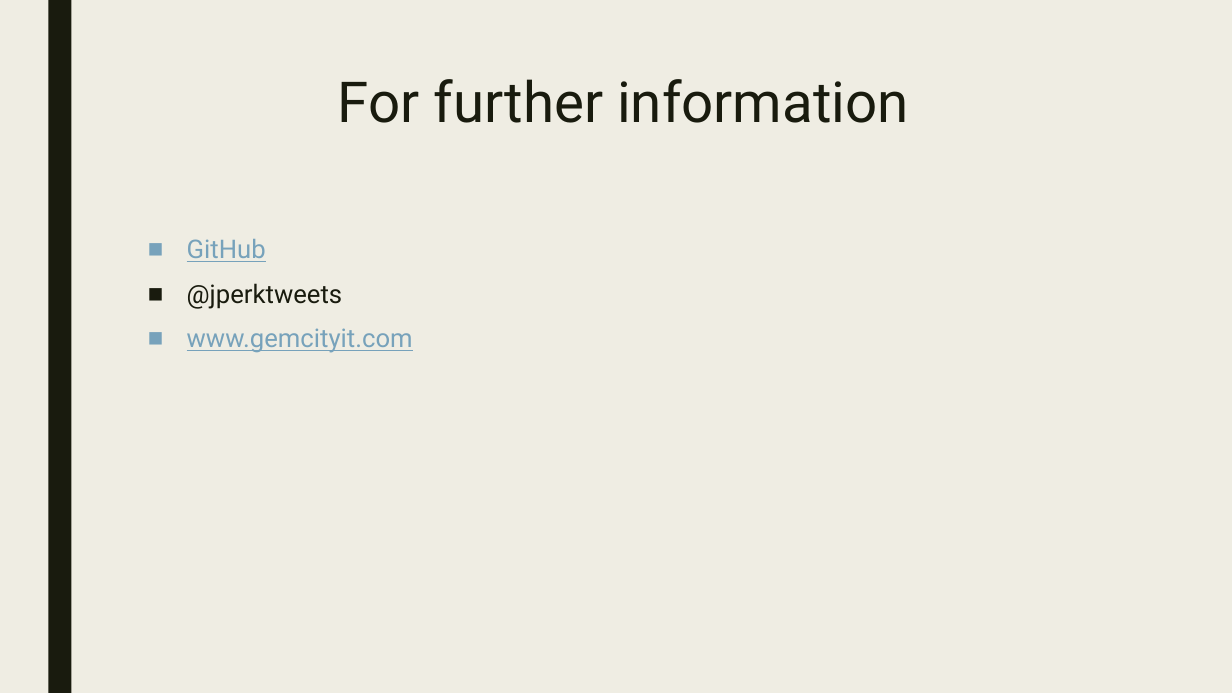
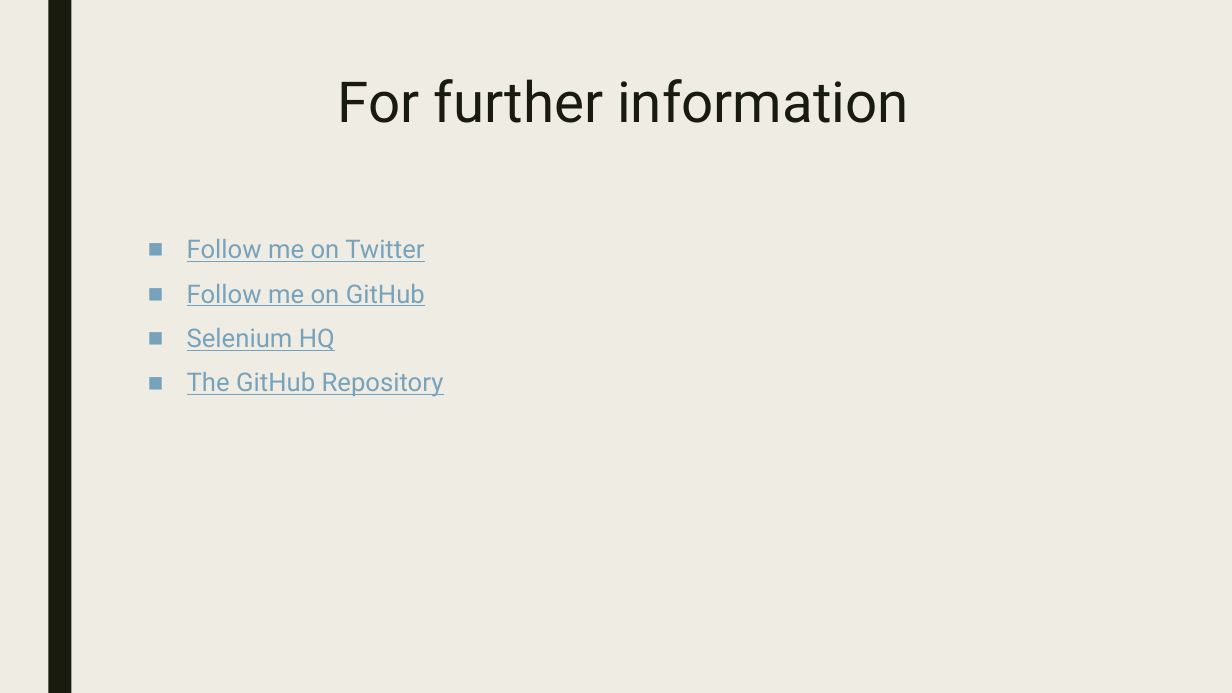
Before and after one commit to CaptainPerk/Smart-Data-UI-Automation-Demo, a slide deck: slide 7 of UI Automated Testing.pptx. Drawn at 1232x693 pixels with LibreOffice and Linux fonts; fonts in the diff are those of the drawing. Boxes give left, top, right and bottom in pixels: in the first picture for what was removed or moved away, otherwise in the second. Text is boxed around its words. In the diff, an @@ line names an element or a change of style, - is before the commit and + after.

Commit message:
PowerPoint Changes

```diff
--- a/UI Automated Testing.pptx
+++ b/UI Automated Testing.pptx
@@ text at [187,239,444,397]: text changed @@
-■ GitHub
-■ @jperktweets
-■ www.gemcityit.com
+■ Follow me on Twitter
+■ Follow me on GitHub
+■ Selenium HQ
+■ The GitHub Repository
```
